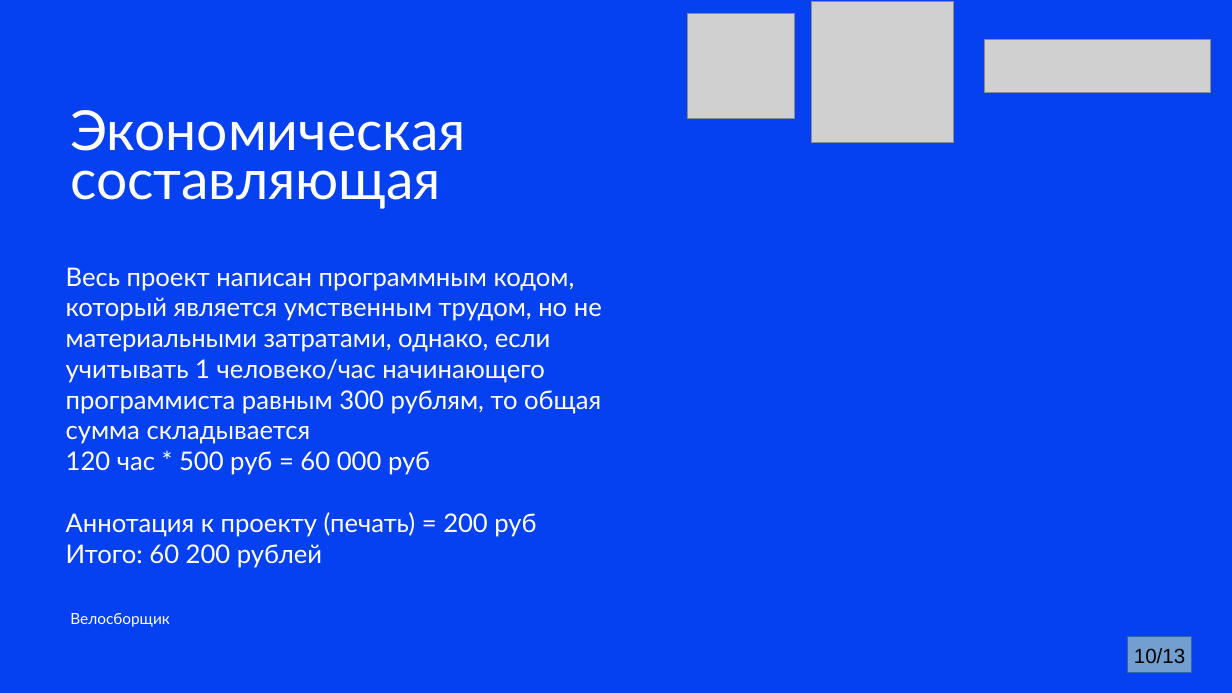
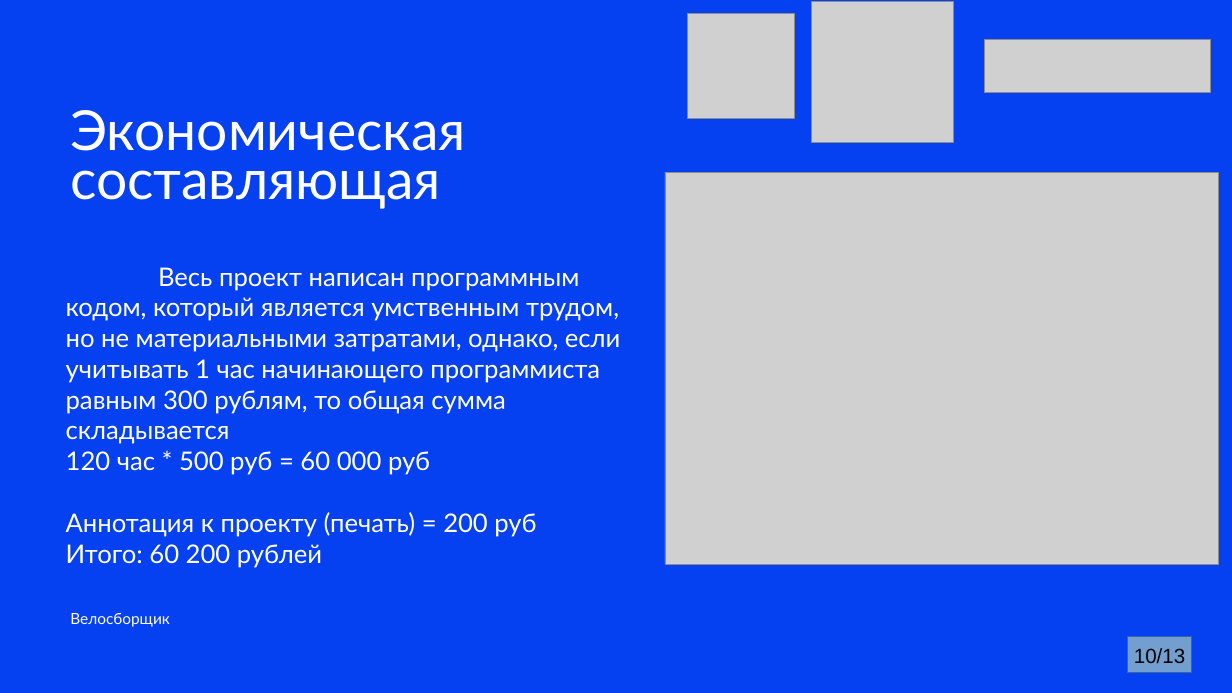
Before and after one commit to alexandr2081/velo, a slide deck: slide 11 of Бесполезные вещи/Презентация.pptx (slide 10 before the commit). Drawn at 1232x693 pixels with LibreOffice and Linux fonts; fonts in the diff are those of the drawing; grey boxes stand for pictures. Boxes give left, top, right and bottom in pixels: in the first picture for what was removed or moved away, otherwise in the second. Text is boxed around its words. In the diff, an @@ line names an element or a change of style, - is before the commit and + after.

```diff
--- a/Бесполезные вещи/Презентация.pptx
+++ b/Бесполезные вещи/Презентация.pptx
@@ picture added at [665, 172, 1219, 564] @@
@@ subtitle at [66, 267, 621, 444]: text changed @@
-Весь проект написан программным кодом, который является умственным трудом, но не материальными затратами, однако, если учитывать 1 человеко/час начинающего программиста равным 300 рублям, то общая сумма складывается
+Весь проект написан программным кодом, который является умственным трудом, но не материальными затратами, однако, если учитывать 1 час начинающего программиста равным 300 рублям, то общая сумма складывается
```
Also in this commit, not shown: 8 other slides changed, 2 slides added, 1 slide removed, 23 other files.
